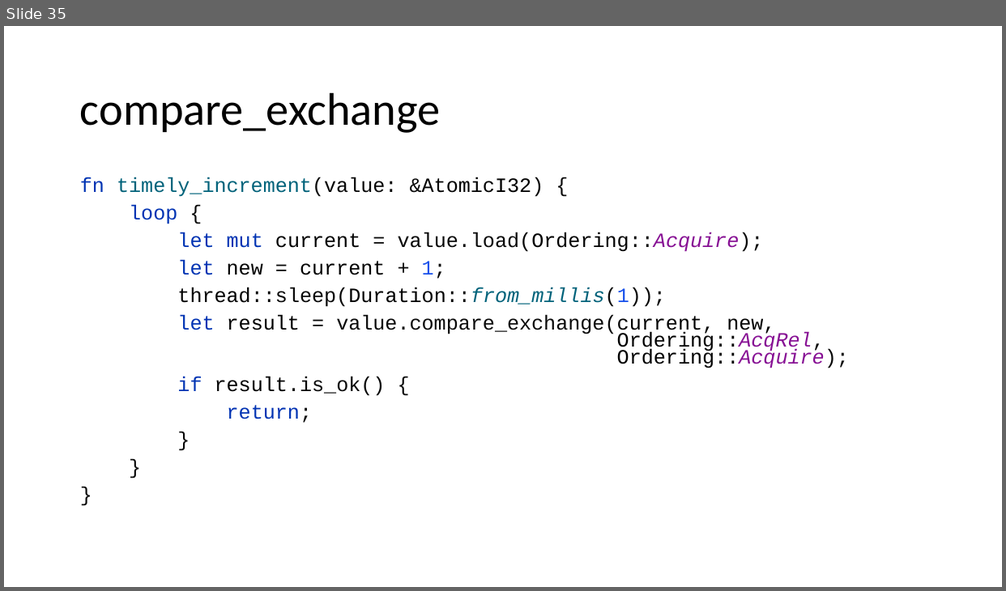
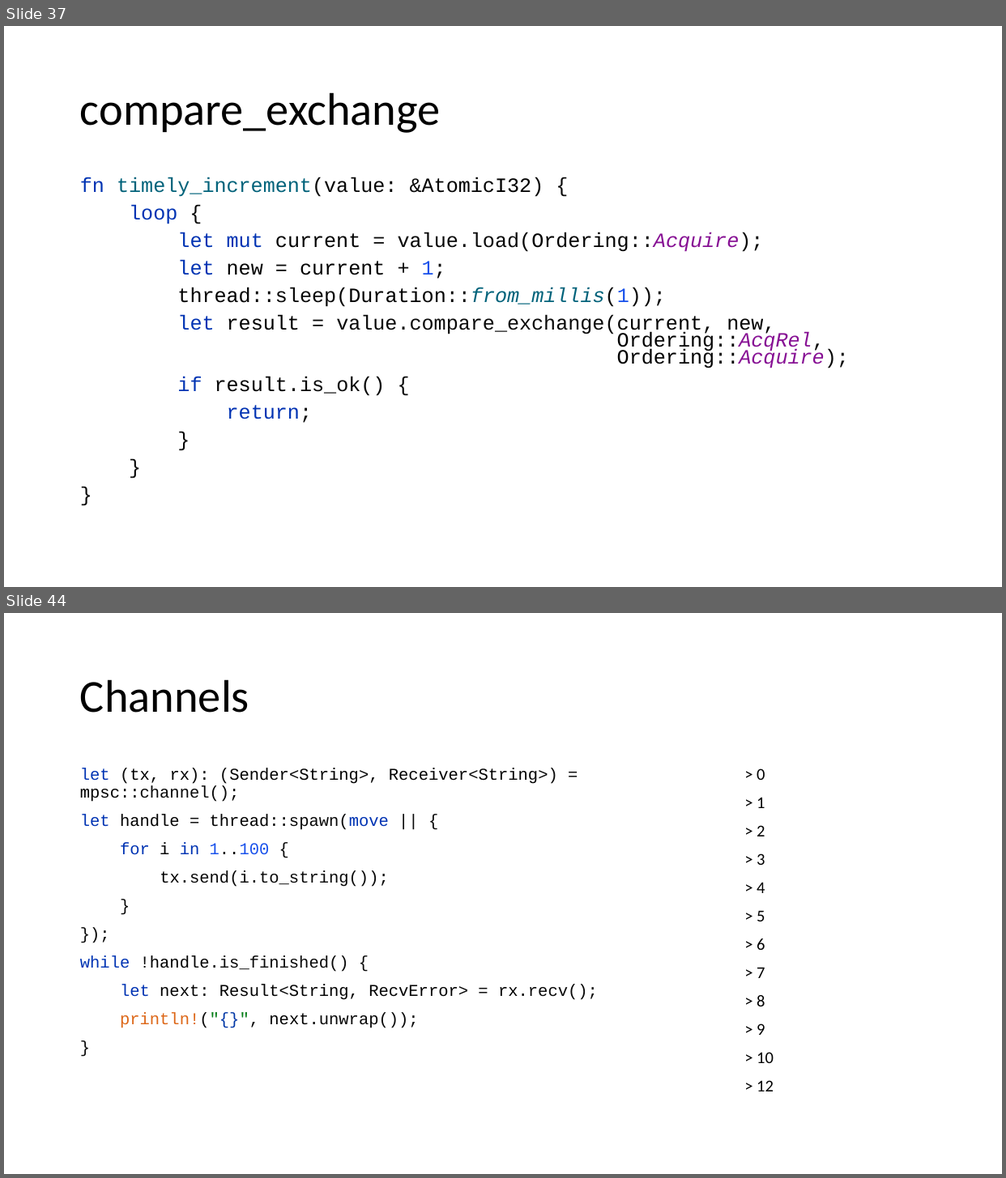
Before and after one commit to kugushev/course-rust-basics, a slide deck: src/11-Multithreading/11-Multithreading.pptx. Shown one above the other, each under a label of ours: slide 35 before the commit, slides 37 and 44 after it; the slides between them are not shown. The pictures are 1006x591 and 1006x1178 pixels, drawn with LibreOffice and Linux fonts; fonts in the diff are those of the drawing. Boxes give left, top, right and bottom in pixels: in the first picture for what was removed or moved away, otherwise in the second. Text is boxed around its words. In the diff, an @@ line names an element or a change of style, - is before the commit and + after.

```diff
--- a/src/11-Multithreading/11-Multithreading.pptx
+++ b/src/11-Multithreading/11-Multithreading.pptx
@@ slide 44 added at bbox=[4, 613, 1002, 1174], background #FFFFFF @@
@@ title added at bbox=[80, 679, 249, 713], 44 pt, text #000000 @@
+Channels
@@ text added at bbox=[80, 769, 598, 1029], 16 pt, text #080808 @@
+let (tx, rx): (Sender<String>, Receiver<String>) = mpsc::channel();
+let handle = thread::spawn(move || {
+for i in 1..100 {
+tx.send(i.to_string());
+}
+});
+while !handle.is_finished() {
+let next: Result<String, RecvError> = rx.recv();
+println!("{}", next.unwrap());
+}
@@ text added at bbox=[756, 769, 774, 1092], 16 pt, text #000000 @@
+> 0
+> 1
+> 2
+> 3
+> 4
+> 5
+> 6
+> 7
+> 8
+> 9
+> 10
+> 12
@@ what was slide 35 is now slide 37 @@
```
Also in this commit, not shown: 11 other slides added, 2 slides removed, 1 other file.
